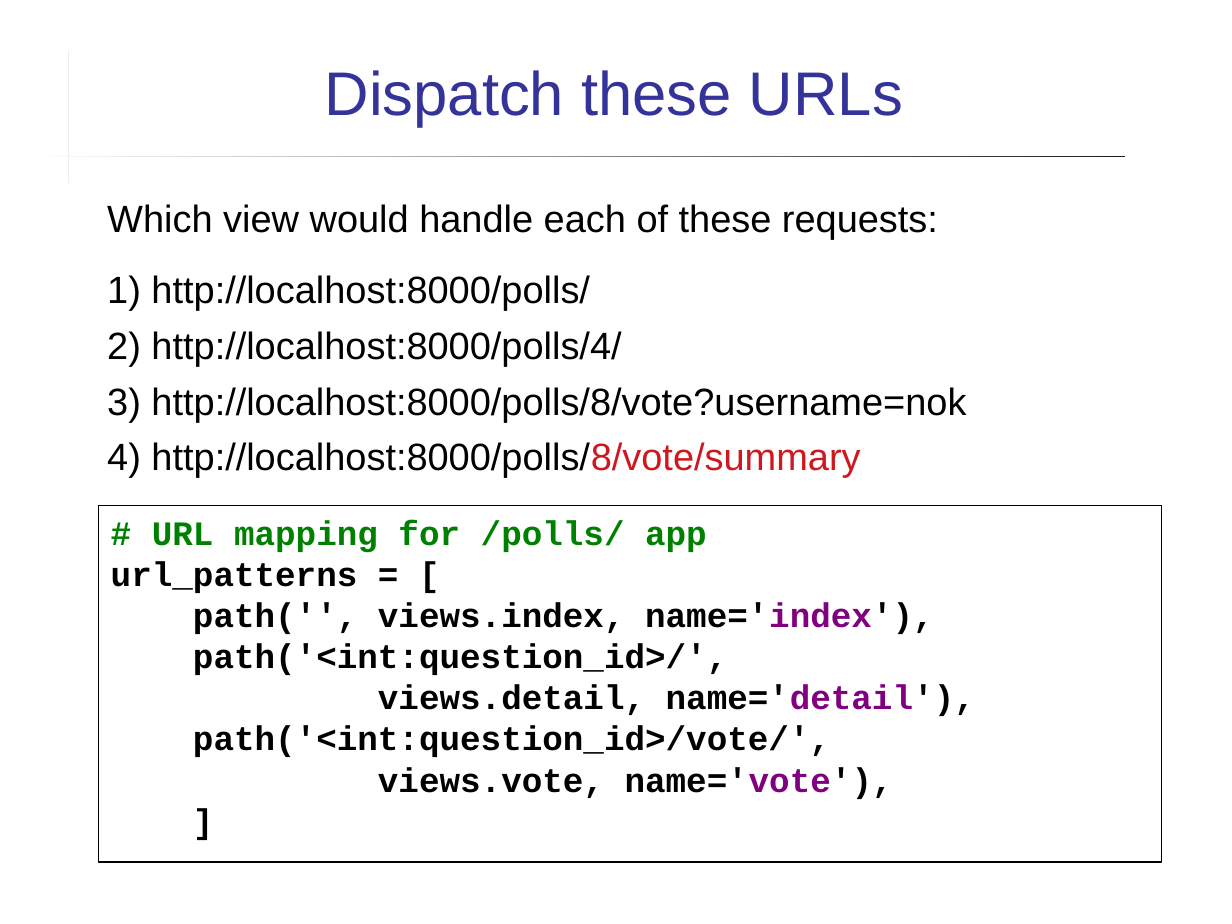
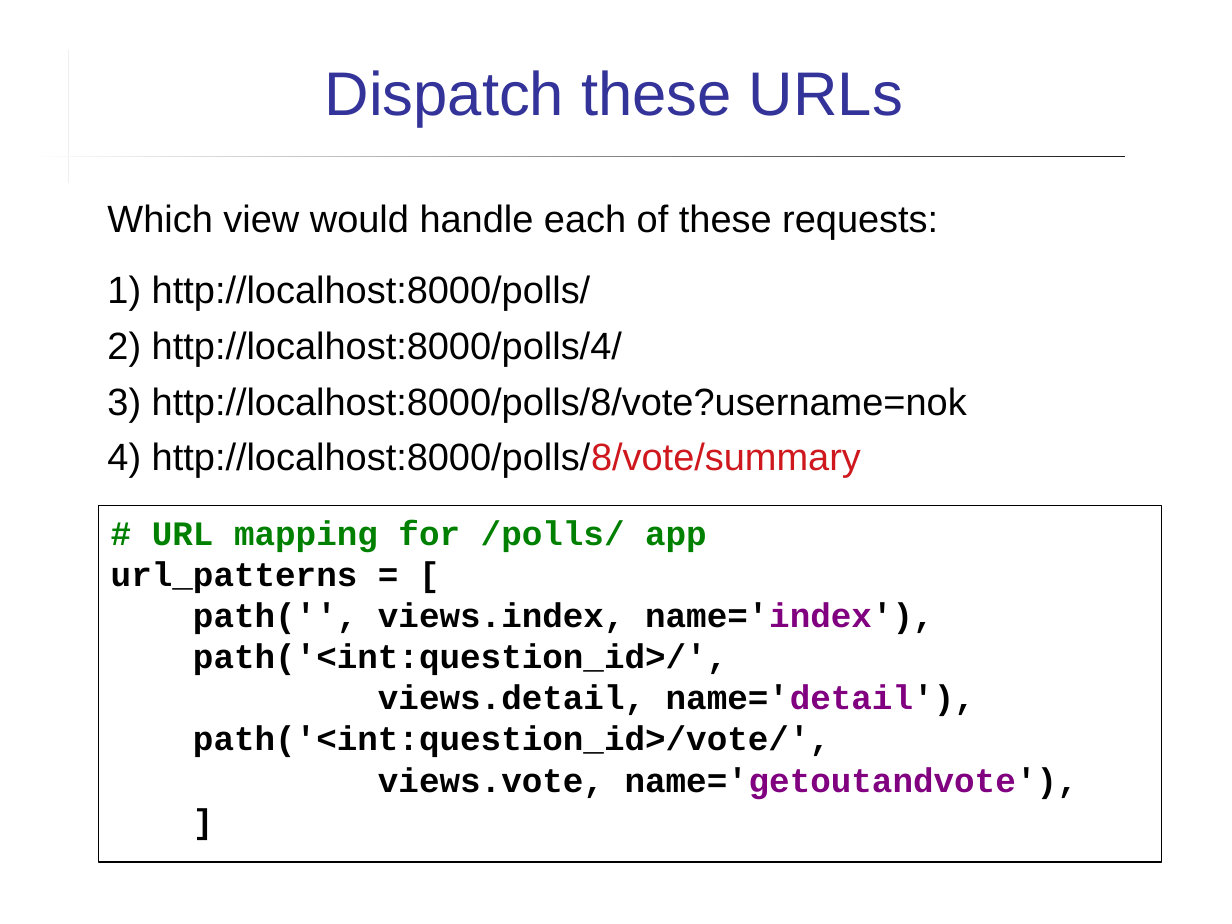
Before and after one commit to cpske/ISP, a slide deck: slide 16 of django/Django-review-1.ppt. Drawn at 1232x924 pixels with LibreOffice and Linux fonts; fonts in the diff are those of the drawing. Boxes give left, top, right and bottom in pixels: in the first picture for what was removed or moved away, otherwise in the second. Text is boxed around its words. In the diff, an @@ line names an element or a change of style, - is before the commit and + after.

```diff
--- a/django/Django-review-1.ppt
+++ b/django/Django-review-1.ppt
@@ text in rectangle at (378, 767, 1078, 800): text changed @@
-views.vote, name='vote'),
+views.vote, name='getoutandvote'),
```
Also in this commit, not shown: 4 other slides changed, 3 slides added, 2 other files.
